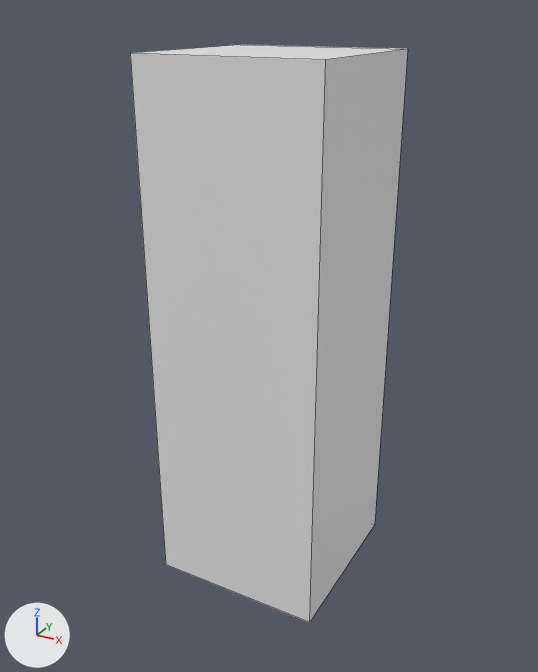
Renders of the Blender file Assets/Models/Gun Bullet.blend from each side of a commit.
Before and after are seen from a camera (50 mm lens) standing at (0.185, -0.344, 0.169) and looking at (-0.003, -0.002, -0.002). The lights are fixed; the arrows at lower left show +X, +Y and +Z. Mesh edges are drawn as thin lines. Materials are left out; every surface is plain grey.

The first picture shows 'Gun Bullet'.
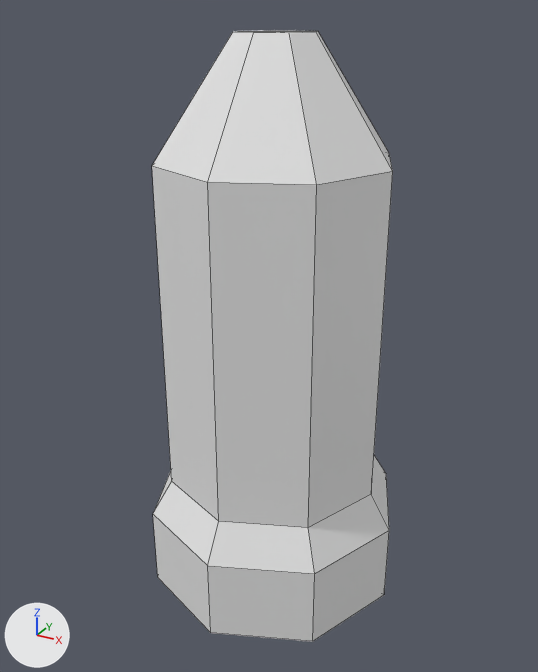
Location of each change, (x1, y1, x2, y2) in pixels of the pictures (538 x 672 px):
'Gun Bullet', reshaped (13% narrower)
    before: (130, 45, 408, 623)
    after: (152, 30, 393, 642)

The change in detail:
me_plane is used by ob_gun_bullet; location (0.0, 0.0, 0.0).
me_plane had 8 vertices, 6 faces and spanned x -0.05..0.05, y -0.05..0.05, z -0.15..0.15.
me_plane now has 42 vertices, 48 faces and spans x -0.076..0.076, y -0.076..0.076, z -0.159..0.159.
me_plane part 1: the whole mesh is rebuilt.
